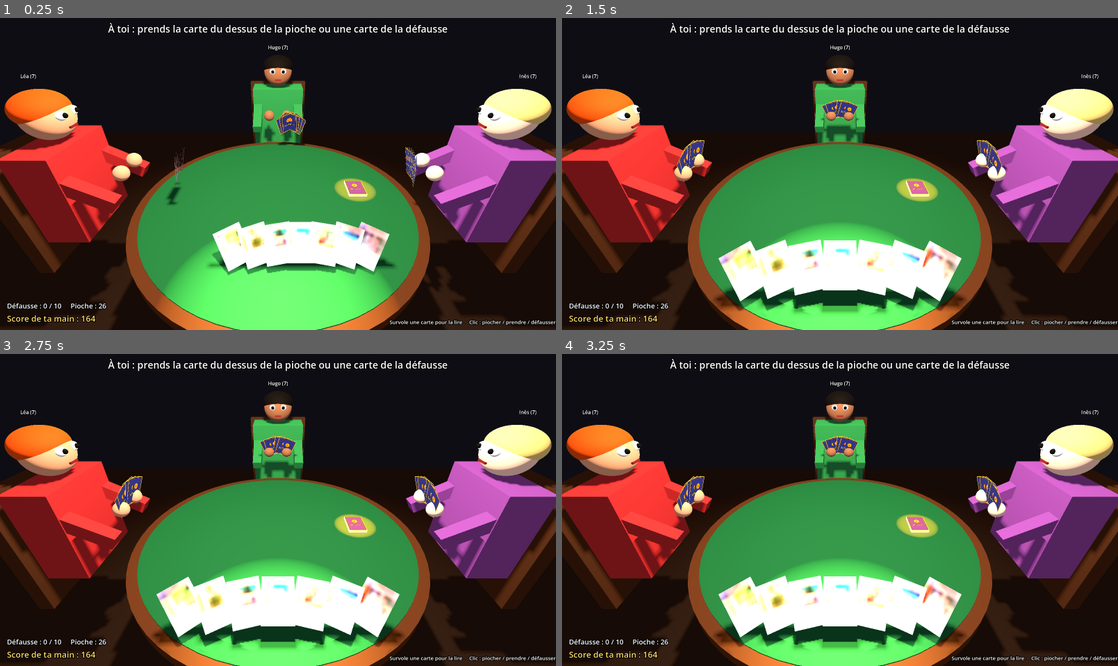
Above: before the commit, frames 1-4 (two rows, left to right).
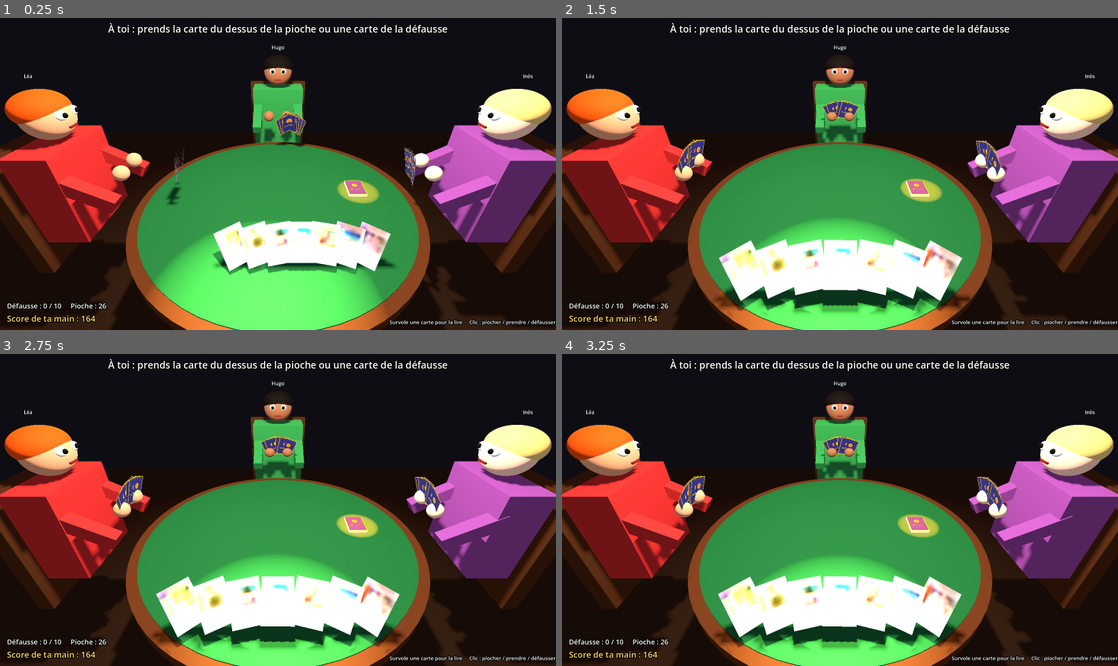
Above: after the commit, the same moments.

Repository: prenouil/DragonballRealms
Game: Godot game, scene res://scenes/main.tscn
The game is run twice, just before and just after one commit, with the same random seed, the same clock (stepped at 60 frames per second) and the same inputs.
Inputs (mouse positions are in pixels of both pictures, inside the frame that each line leads up to):
- Up to frame 1 (0.25 s): no input
- Up to frame 2 (1.5 s): move the mouse to (962, 158) at 0.52 s; click (962, 158) at 0.67 s; drag from (728, 189) to (812, 236) at 1.27 s
- Up to frame 3 (2.75 s): move the mouse to (333, 441) at 2.02 s; click (333, 441) at 2.17 s
- Up to frame 4 (3.25 s): drag from (812, 572) to (673, 463) at 2.77 s

The runs differ from the first frame. In frame 1, 3.3% of the frame differs, in the area x 3-97%, y 8-99%; in frame 2, 2.5%; in frame 3, 2.4%; in frame 4, 2.4%.

Commit message:
Balancier des lumières et des mains, carte survolée agrandie, curseur main sur les zones actives, noms sans nombre de cartes
Co-Authored-By: Claude Opus 5.5 <noreply@anthropic.com>

Diff:
--- a/scripts/main.gd
+++ b/scripts/main.gd
@@ -35,6 +35,12 @@
 const ACTION_LIGHT_COLOR := Color(1.0, 0.3, 0.0)  # pioche et défausse quand c'est à toi de piocher
 const ACTION_LIGHT_ENERGY := 9.0
 const DISCARD_CENTER := Vector3(0, 0, -0.1)
+const SWAY_LIGHT_TURN := 0.07      # balancier des lumières : amplitude (mètres) au point visé
+const SWAY_LIGHT_DECK := 0.025
+const SWAY_LIGHT_DISCARD := 0.05
+const SWAY_HAND_BOT := 0.012       # balancement des mains des adversaires (mètres)...
+const SWAY_HAND_HUMAN := 0.005     # ...et de la tienne (plus discret pour rester lisible)
+const HOVER_SCALE := 1.12          # carte survolée un peu plus grande
 const LIGHT_FOLLOW_SPEED := 2.2  # plus c'est bas, plus la lumière de tour est en retard
 const LIGHT_ENERGY_BOT := 5.0    # lumière de tour sur un ordinateur...
 const LIGHT_ENERGY_HUMAN := 1.6  # ...et sur toi (plus douce : tes cartes sont dessous)
@@ -52,6 +58,9 @@
 var _targets := {}        # numéro -> Transform3D visé
 var seats: Array[Node3D] = []
 var name_labels: Array[Label3D] = []
+var seat_arms: Array[Node3D] = []   # bras et mains de chaque adversaire (balancement)
+var _deck_hovered := false
+var _cursor := Input.CURSOR_ARROW
 var turn_light: SpotLight3D
 var deck_light: SpotLight3D
 var discard_light: SpotLight3D
@@ -95,6 +104,7 @@
 
 func _ready() -> void:
 	get_viewport().physics_object_picking = true
+	get_tree().node_added.connect(_on_node_added)
 	faces = CardFace.new()
 	add_child(faces)
 	faces.build()
@@ -202,8 +212,12 @@
 	light.light_color = ACTION_LIGHT_COLOR
 	light.visible = false
 	add_child(light)
-	light.look_at_from_position(target + Vector3(0, 1.1, 0.08), target)
+	light.look_at_from_position(_light_from(target), target)
 	return light
+
+
+func _light_from(target: Vector3) -> Vector3:
+	return target + Vector3(0, 1.1, 0.08)
 
 
 # Vise le joueur actif : un ordinateur est éclairé avec ses cartes, toi ce sont tes cartes sur la table.
@@ -223,10 +237,47 @@
 		turn_light.visible = true
 
 
+# Curseur en forme de main quand un clic à cet endroit déclenche une action.
+func _update_cursor() -> void:
+	var shape := Input.CURSOR_ARROW
+	if game == null or dialog_layer.get_child_count() > 0:
+		pass
+	elif _dragging:
+		shape = Input.CURSOR_DRAG
+	elif _deck_hovered and _discard_clickable() and _mode == "" and not game.deck.is_empty():
+		shape = Input.CURSOR_POINTING_HAND
+	elif _hovered >= 0 and _card_actionable(_hovered):
+		shape = Input.CURSOR_POINTING_HAND
+	if shape != _cursor:
+		_cursor = shape
+		Input.set_default_cursor_shape(shape)
+
+
+func _card_actionable(id: int) -> bool:
+	var loc := _card_location(id)
+	if loc == "discard":
+		return _discard_clickable()
+	if loc == "hand":
+		if choices.active():
+			return choices.handles(id)
+		if game.current != HUMAN:
+			return false
+		return game.phase == "discard" or (game.phase == "baba_discard" and id != Game.BAB)
+	return false
+
+
+# Les boutons de l'interface (et des fenêtres de choix) montrent aussi la main.
+func _on_node_added(node: Node) -> void:
+	if node is BaseButton:
+		(node as BaseButton).mouse_default_cursor_shape = Control.CURSOR_POINTING_HAND
+
+
 # Les lumières de la pioche et de la défausse s'allument en douceur et pulsent légèrement.
 func _update_action_lights(delta: float) -> void:
 	var waiting := game != null and game.current == HUMAN and game.phase == "draw"
 	var pulse := 1.0 + 0.15 * sin(Time.get_ticks_msec() / 1000.0 * TAU * 0.6)
+	deck_light.look_at_from_position(_light_from(DECK_POS), DECK_POS + _swing(1, SWAY_LIGHT_DECK))
+	discard_light.look_at_from_position(_light_from(DISCARD_CENTER), DISCARD_CENTER + _swing(5, SWAY_LIGHT_DISCARD))
 	var on_deck := waiting and _mode == "" and not game.deck.is_empty()
 	var on_discard := waiting and (_mode == "" or _mode == "baba_take") and not game.discard.is_empty()
 	for pair in [[deck_light, on_deck], [discard_light, on_discard]]:
@@ -238,6 +289,8 @@
 
 func _process(delta: float) -> void:
 	_update_action_lights(delta)
+	_update_sway()
+	_update_cursor()
 	if not turn_light.visible:
 		return
 	# La lumière traîne derrière le joueur actif et le rattrape.
@@ -245,7 +298,53 @@
 	_light_pos = _light_pos.lerp(_light_goal, t)
 	_light_aim = _light_aim.lerp(_light_aim_goal, t)
 	turn_light.light_energy = lerpf(turn_light.light_energy, _light_energy_goal, t)
-	turn_light.look_at_from_position(_light_pos, _light_aim)
+	turn_light.look_at_from_position(_light_pos, _light_aim + _swing(10, SWAY_LIGHT_TURN))
+
+
+# Mouvement lent et irrégulier : somme de sinus de fréquences sans rapport simple entre elles,
+# avec une graine par objet pour que chacun ait son propre rythme. Valeur entre -1 et 1 environ.
+func _wobble(seed: float) -> float:
+	var t := Time.get_ticks_msec() / 1000.0
+	var a := sin(t * 0.37 + seed * 12.9) * 0.5
+	a += sin(t * 0.61 * (1.0 + fmod(seed * 0.173, 0.4)) + seed * 4.1) * 0.3
+	a += sin(t * 1.13 * (1.0 + fmod(seed * 0.291, 0.3)) + seed * 7.7) * 0.2
+	return a
+
+
+# Décalage horizontal de balancier (pour viser un point qui oscille).
+func _swing(seed: float, amplitude: float) -> Vector3:
+	return Vector3(_wobble(seed), 0, _wobble(seed + 0.5)) * amplitude
+
+
+# Balancement des mains : cartes en main (et bras des adversaires), chaque joueur à son rythme.
+func _update_sway() -> void:
+	if game == null:
+		return
+	var holder := {}
+	for p in PLAYERS:
+		for id in game.hands[p]:
+			holder[id] = p
+	var offsets := []
+	var rolls := []
+	for p in PLAYERS:
+		var amp := SWAY_HAND_HUMAN if p == HUMAN else SWAY_HAND_BOT
+		var local := Vector3(_wobble(20 + p * 3), _wobble(21 + p * 3) * 0.6, _wobble(22 + p * 3) * 0.5) * amp
+		offsets.append(seats[p].basis * local)
+		rolls.append(_wobble(23 + p * 3) * amp * 4.0)
+		if p != HUMAN:
+			seat_arms[p].position = local
+			seat_arms[p].rotation.z = rolls[p] * 0.5
+	var over := game.phase == "over"
+	for id in card_nodes:
+		var node: Node3D = card_nodes[id]
+		var sway: Node3D = node.get_child(0)
+		var p: int = holder.get(id, -1)
+		if p < 0 or (over and p != HUMAN) or (_dragging and id == _press_card) or not node.visible:
+			sway.transform = Transform3D.IDENTITY
+			continue
+		# Décalage exprimé dans le repère de la carte (qui peut être tournée et agrandie).
+		sway.position = node.basis.inverse() * offsets[p]
+		sway.rotation = Vector3(0, 0, rolls[p])
 
 
 func _build_table() -> void:
@@ -327,6 +426,10 @@
 	label.position = Vector3(0, 0.68, 0.1) if p != HUMAN else Vector3(0, -10, 0)
 	root.add_child(label)
 	name_labels.append(label)
+	var arms := Node3D.new()
+	arms.name = "Arms"
+	root.add_child(arms)
+	seat_arms.append(arms)
 	if p == HUMAN:
 		return
 	var shirt: Color = SHIRT_COLORS[p]
@@ -339,10 +442,10 @@
 	for s in [-1.0, 1.0]:
 		_sphere(0.024, Color.WHITE, Vector3(s * 0.042, 0.015, -0.098), head)
 		_sphere(0.012, Color.BLACK, Vector3(s * 0.042, 0.015, -0.12), head)
-		# Bras qui tiennent les cartes.
-		var arm := _box(Vector3(0.07, 0.07, 0.3), shirt, Vector3(s * 0.17, 0.17, -0.06), root)
+		# Bras qui tiennent les cartes (ils se balancent avec les cartes).
+		var arm := _box(Vector3(0.07, 0.07, 0.3), shirt, Vector3(s * 0.17, 0.17, -0.06), arms)
 		arm.rotation.x = -0.5
-		_sphere(0.04, skin, Vector3(s * 0.07, 0.22, -0.2), root)
+		_sphere(0.04, skin, Vector3(s * 0.07, 0.22, -0.2), arms)
 	_box(Vector3(0.05, 0.01, 0.01), Color(0.5, 0.15, 0.15), Vector3(0, -0.05, -0.105), head)
 
 
@@ -360,8 +463,12 @@
 	back_mat.albedo_texture = faces.back
 	back_mat.transparency = BaseMaterial3D.TRANSPARENCY_ALPHA_SCISSOR
 	for id in CardDB.all_ids():
+		var root := Node3D.new()
+		root.name = "Card%d" % id
+		# Le balancement des mains déplace ce nœud intérieur, les déplacements de carte déplacent root.
 		var card := Node3D.new()
-		card.name = "Card%d" % id
+		card.name = "Sway"
+		root.add_child(card)
 		var front := MeshInstance3D.new()
 		front.mesh = quad
 		var m := StandardMaterial3D.new()
@@ -386,10 +493,10 @@
 		area.mouse_entered.connect(func(): _on_card_hover(id, true))
 		area.mouse_exited.connect(func(): _on_card_hover(id, false))
 		card.add_child(area)
-		card.visible = false
-		card.position = DECK_POS
-		add_child(card)
-		card_nodes[id] = card
+		root.visible = false
+		root.position = DECK_POS
+		add_child(root)
+		card_nodes[id] = root
 		_card_mats[id] = m
 
 
@@ -602,6 +709,8 @@
 		var pos := Vector3((col - (DISCARD_COLS - 1) / 2.0) * (CARD_W + 0.012), 0.002, -0.13 + row * (CARD_L + 0.012))
 		if _selected.has(id) or (id == _hovered and _discard_clickable()):
 			pos.y += 0.012
+		elif id == _hovered:
+			pos.y += 0.004  # agrandie : au-dessus de ses voisines
 		_targets[id] = Transform3D(Basis(Vector3.RIGHT, -PI / 2.0), pos)
 		placed[id] = true
 	# Pioche : cartes cachées sur le tas.
@@ -640,6 +749,8 @@
 			node.transform = target
 			node.set_meta("target", target)
 			continue
+		if id == _hovered and id != _pick and not _dragging:
+			target.basis = target.basis.scaled_local(Vector3.ONE * HOVER_SCALE)
 		_move(node, target, ACTION_MOVE if moved_zone else MOVE_TIME)
 
 
@@ -718,7 +829,7 @@
 	hud_counts.text = "Défausse : %d / %d     Pioche : %d" % [game.discard.size(), Game.DISCARD_LIMIT, game.deck.size()]
 	for p in PLAYERS:
 		var label := name_labels[p]
-		label.text = "%s (%d)" % [game.names[p], game.hands[p].size()]
+		label.text = game.names[p]
 		label.modulate = HIGHLIGHT if p == game.current and game.phase != "over" else Color.WHITE
 	_aim_turn_light(game.current)
 	var my_turn := game.current == HUMAN
@@ -966,6 +1077,7 @@
 
 
 func _set_deck_hover(on: bool) -> void:
+	_deck_hovered = on
 	deck_stack.material_override.albedo_color = HIGHLIGHT if on and _discard_clickable() and _mode == "" else Color(0.95, 0.93, 0.88)
 
 
Not shown, added: cards/faces/1 - Copie.png.import
